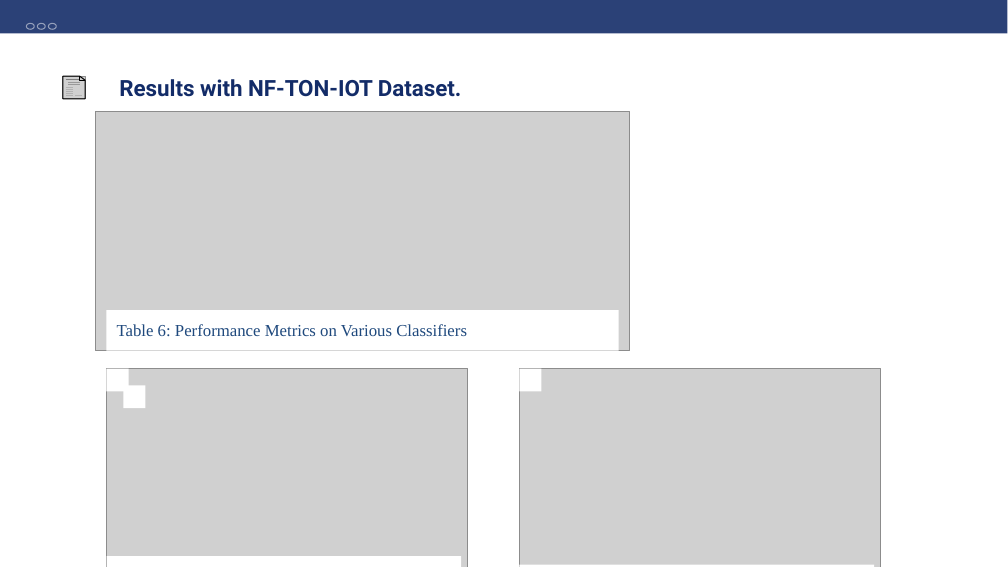
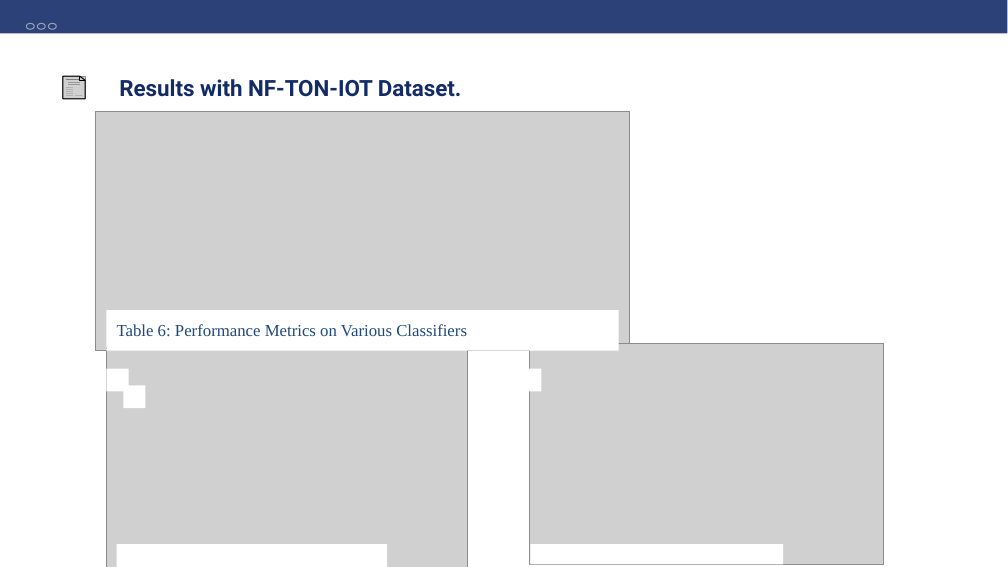
Before and after one commit to El-Vaibhav/BTP_5, a slide deck: slide 20 of BTP_End_Term_ppt.pptx (slide 21 before the commit). Drawn at 1008x567 pixels with LibreOffice and Linux fonts; fonts in the diff are those of the drawing; grey boxes stand for pictures; background and template pictures are left out. Boxes give left, top, right and bottom in pixels: in the first picture for what was removed or moved away, otherwise in the second. Text is boxed around its words. In the diff, an @@ line names an element or a change of style, - is before the commit and + after.

```diff
--- a/BTP_End_Term_ppt.pptx
+++ b/BTP_End_Term_ppt.pptx
@@ picture: place and size @@
-picture at bbox=[107, 369, 469, 567]
+picture at bbox=[107, 348, 469, 567]
@@ picture: place and size @@
-picture at bbox=[519, 369, 881, 567]
+picture at bbox=[529, 344, 884, 564]
@@ rectangle: place and size @@
-rectangle at bbox=[107, 556, 462, 567]
+rectangle at bbox=[117, 544, 388, 567]
@@ rectangle: place and size @@
-rectangle at bbox=[519, 564, 874, 567]
+rectangle at bbox=[530, 544, 783, 564]
```
Also in this commit, not shown: 9 other slides changed, 1 slide removed, 17 other files.
